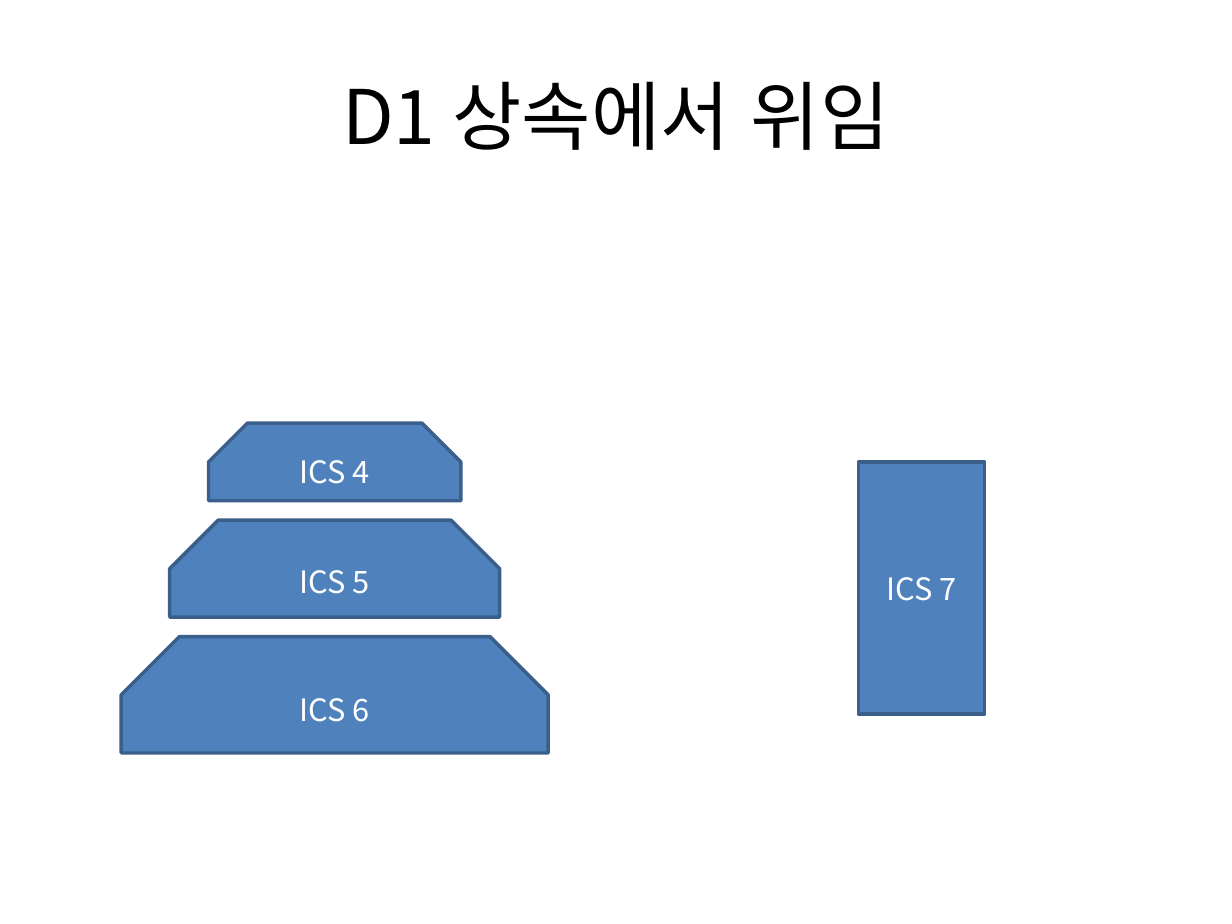
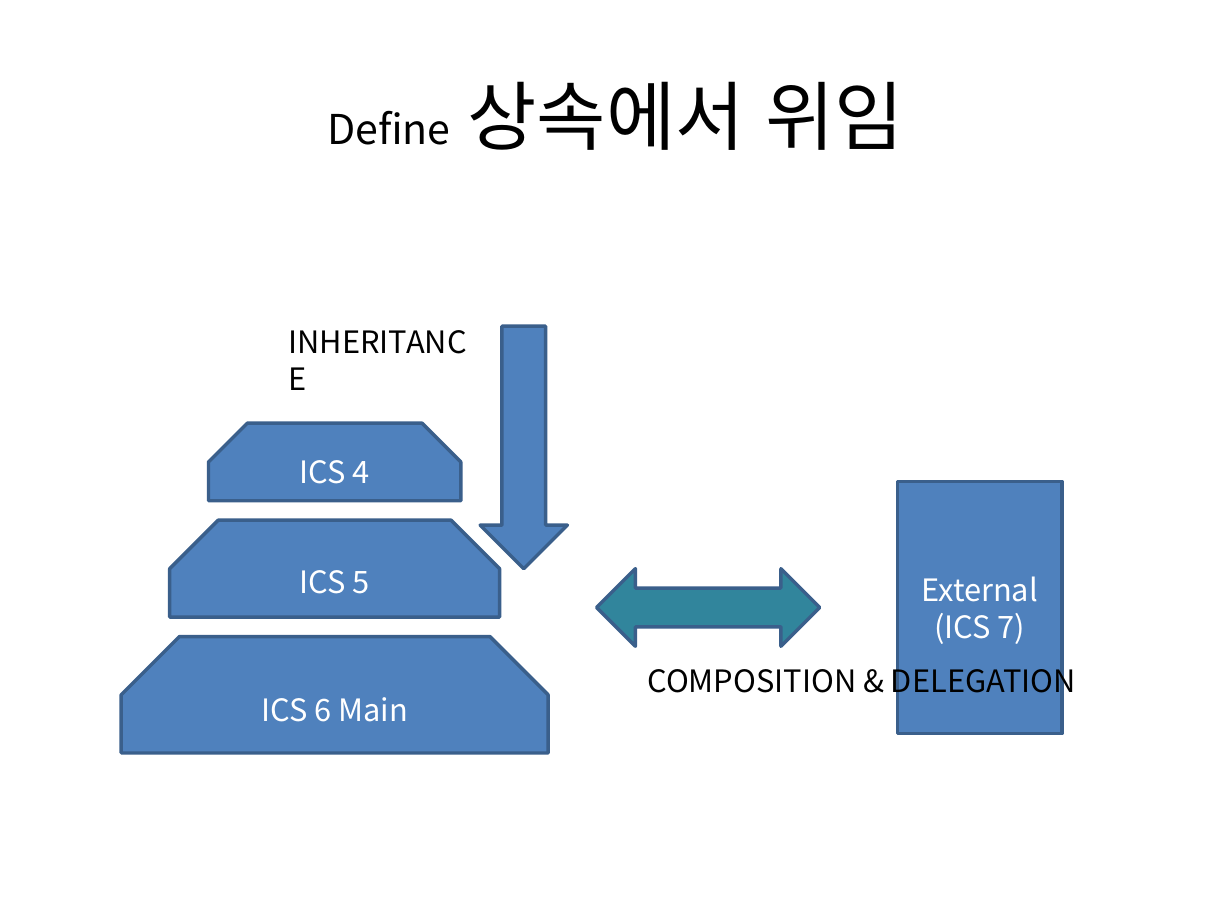
Before and after one commit to bleujin/external, a slide deck: slide 5 of resource/docs/first.pptx (slide 4 before the commit). Drawn at 1232x924 pixels with LibreOffice and Linux fonts; fonts in the diff are those of the drawing. Boxes give left, top, right and bottom in pixels: in the first picture for what was removed or moved away, otherwise in the second. Text is boxed around its words. In the diff, an @@ line names an element or a change of style, - is before the commit and + after.

```diff
--- a/resource/docs/first.pptx
+++ b/resource/docs/first.pptx
@@ title at [327,81,905,150]: text changed; size 44 to 24 pt @@
-D1 상속에서 위임
+Define 상속에서 위임
@@ text added at [276,317,493,366], 18 pt, text #000000 @@
+INHERITANCE
@@ down arrow added at [480,326,568,569], fill #4F81BD, outline #3A5F8C 2 pt @@
@@ rectangle "External": place and size @@
-rectangle "External" at [859,462,984,715]
+rectangle "External" at [897,482,1062,734]
@@ left right arrow added at [596,569,819,647], fill #31859C, outline #3A5F8C 2 pt @@
@@ text in rectangle at [921,576,1038,644]: text changed @@
-ICS 7
+External
+(ICS 7)
@@ text added at [647,661,1076,701], 18 pt, text #000000 @@
+COMPOSITION & DELEGATION
@@ text in snip same rect at [261,697,408,722]: text changed @@
-ICS 6
+ICS 6 Main
```
Also in this commit, not shown: 3 other slides changed, 5 slides added, 4 slides removed, 4 other files.
